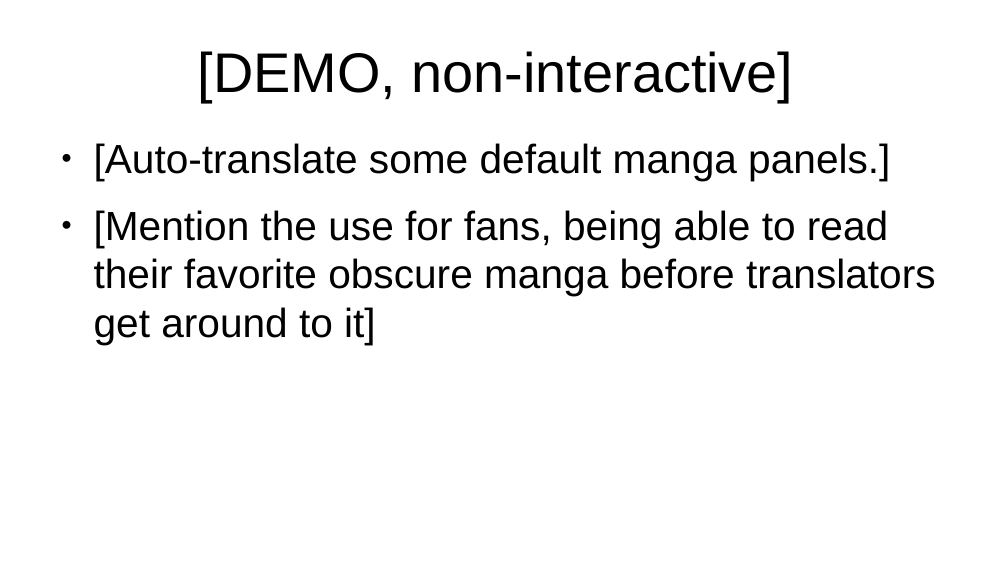
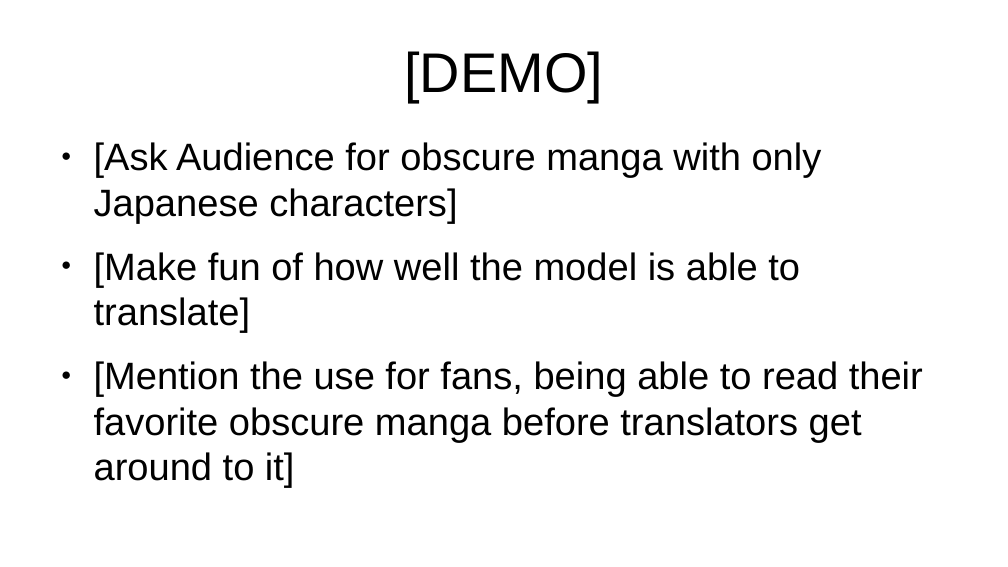
Before and after one commit to kkokilep/Cant-Spell-Anime-Without-AI, a slide deck: slide 20 of presentation/presentation-0.odp. Drawn at 1008x567 pixels with LibreOffice and Linux fonts; fonts in the diff are those of the drawing. Boxes give left, top, right and bottom in pixels: in the first picture for what was removed or moved away, otherwise in the second. Text is boxed around its words. In the diff, an @@ line names an element or a change of style, - is before the commit and + after.

```diff
--- a/presentation/presentation-0.odp
+++ b/presentation/presentation-0.odp
@@ title at (405, 51, 603, 102): text changed @@
-[DEMO, non-interactive]
+[DEMO]
@@ text at (94, 142, 822, 333): text changed; size 32 to 30 pt @@
-● [Auto-translate some default manga panels.]
+● [Ask Audience for obscure manga with only Japanese characters]
+● [Make fun of how well the model is able to translate]
@@ text at (94, 361, 923, 481): size 32 to 30 pt in "[Mention the use for fans, being able ..."; indent changed @@
```
Also in this commit, not shown: 20 other slides changed, 1 slide added, 1 slide removed.
